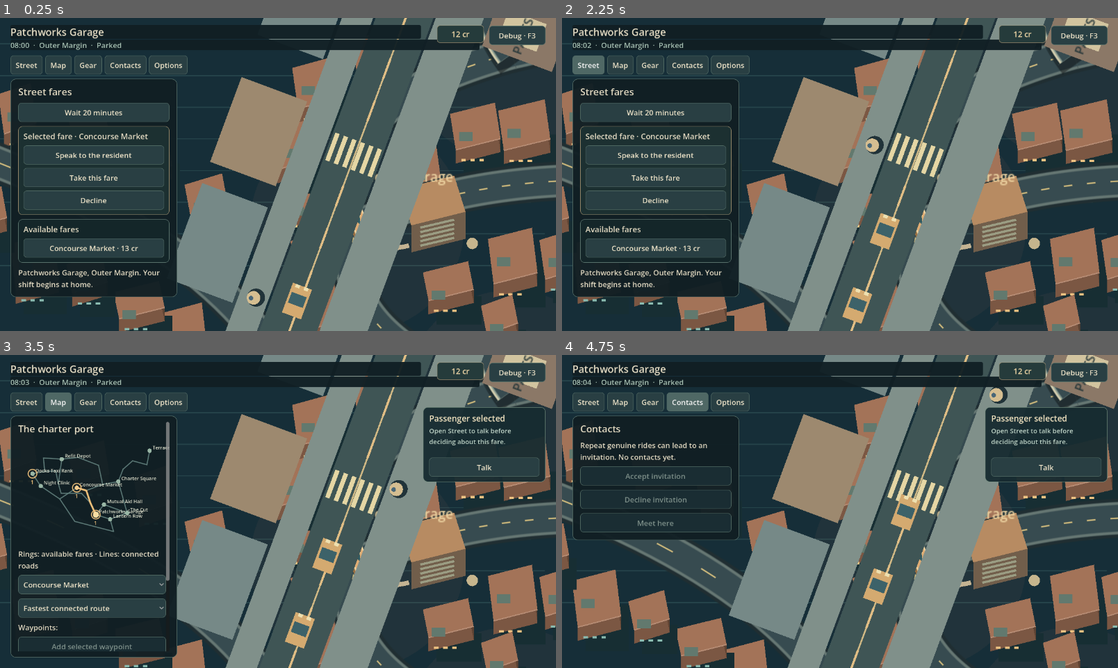
Above: before the commit, frames 1-4 (two rows, left to right).
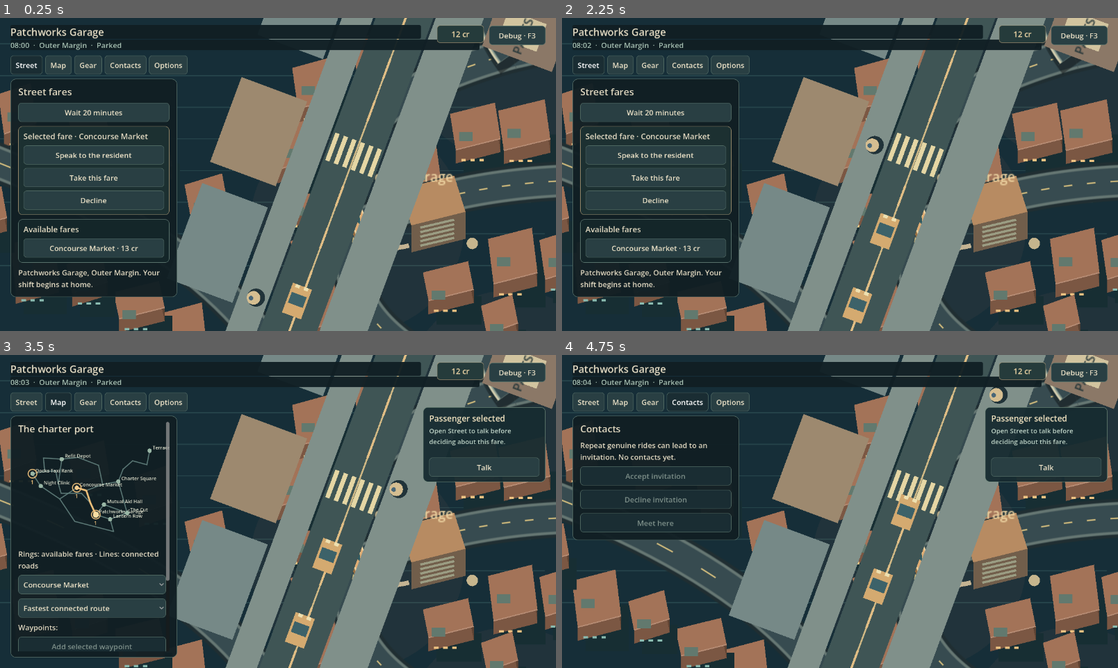
Above: after the commit, the same moments.

Repository: MohamedXIV/outsider-driver-2d
Game: Godot game, scene res://scenes/sandbox.tscn
Same seed, same stepped clock (60 frames per second), same inputs: the game is played once before the commit and once after it.
Inputs:
- Up to frame 1 (0.25 s): no input
- Up to frame 2 (2.25 s): click "Debug · F3" at 0.5 s; click "Player · F3" at 1.25 s; click "Street" at 2 s
- Up to frame 3 (3.5 s): click "Map" at 2.75 s
- Up to frame 4 (4.75 s): click "Gear" at 3.5 s; click "Contacts" at 4.25 s

The runs differ from the first frame. In frame 1, less than 0.1% of the frame differs, in the area x 2-7%, y 14-16%; in frame 2, 0.3%; in frame 3, 0.3%; in frame 4, 0.4%, in the area x 18-27%, y 12-18%.

Commit message:
UI: restore equipment top on tab navigation and suppress nonurgent Gear overlay (#50)

Diff:
--- a/scripts/sandbox/sandbox_player_ui.gd
+++ b/scripts/sandbox/sandbox_player_ui.gd
@@ -135,7 +135,16 @@
 		toggle_debug();get_viewport().set_input_as_handled()
 
 func _tab(key: String) -> void:
-	tab=key;_last_signature="";sync();_ack()
+	var switched: bool=key!=tab
+	tab=key
+	# A new page must start at its heading. Keeping the old page's scroll
+	# buried the cab instruments below the fold after visiting Settings.
+	# Same-page refreshes (purchases, live fares) still preserve position.
+	if switched: _scroll.scroll_vertical=0
+	_last_signature=""
+	sync()
+	if switched: _scroll.set_deferred("scroll_vertical",0)
+	_ack()
 
 func _label(text: String, heading: bool=false) -> Label:
 	var label: Label=Label.new();label.text=text;label.autowrap_mode=TextServer.AUTOWRAP_WORD_SMART
@@ -230,6 +239,8 @@
 	var font: Font=_arabic_font if locale=="ar" else ThemeDB.fallback_font
 	if root.theme.default_font!=font: root.theme.default_font=font
 	for child in _tabs.get_children():
+		child.toggle_mode=true
+		child.button_pressed=child.name==tab
 		child.text={"requests":trp("Street","الشارع"),"map":trp("Map","الخريطة"),"gear":trp("Gear","الأجهزة"),"contacts":trp("Contacts","المعارف"),"settings":trp("Options","الخيارات")}[child.name]
 		if child.name=="requests" and world.rider_initiative.get("status","")=="pending":
 			child.text+=" •"
@@ -274,7 +285,14 @@
 	# RTL moves the actual Settings/Street panels to the right, so our card
 	# must be on the opposite side rather than covering their hit targets.
 	var relevant_tab: String=str(objective.get("tab","requests"))
-	_guide.visible=not debug_mode and area.x>=820 and area.y>=570 and relevant_tab!=tab and not _speech.visible
+	# When browsing equipment, nonurgent "no fares" guidance competes with
+	# the city for no useful reason. Passenger conversation / initiative can
+	# still signal that attention is needed back on Street.
+	var passenger_needs_attention: bool=conversation!=null or (
+		world.rider_initiative.get("status","")=="pending")
+	_guide.visible=not debug_mode and area.x>=820 and area.y>=570 and (
+		relevant_tab!=tab) and not _speech.visible and (
+		tab!="gear" or passenger_needs_attention)
 	_guide.position=Vector2(24 if locale=="ar" else area.x-306,
 			365 if _portrait.visible else 120)
 	_guide.size=Vector2(282,_guide.get_combined_minimum_size().y)
--- a/tests/test_cab_gear_scene.gd
+++ b/tests/test_cab_gear_scene.gd
@@ -22,6 +22,8 @@
 	assert(ui._actions.has("buy_local") and ui._actions.has("install_local"))
 	assert(ui._actions.has("buy_cant") and ui._actions.has("install_cant"))
 	assert(ui._actions.has("ar_buy") and ui._actions.has("ar_wear"))
+	assert((ui._tabs.get_node("gear") as Button).button_pressed)
+	assert(not (ui._tabs.get_node("settings") as Button).button_pressed)
 	var translator: SandboxCabGearPlate=ui._body.get_node(
 		"CabInstrumentsSection/Items/Device_translator")
 	assert(translator.heading.text.length()>0)
@@ -31,13 +33,33 @@
 	(ui._actions["gps"] as Button).pressed.emit()
 	for frame in range(3): await process_frame
 	assert(scene._world.starter_device=="gps","Real starter action must remain connected")
+	assert(not ui._guide.visible,
+		"Routine distant fare guidance must not blanket the equipment/city view")
 	assert(not ui._body.has_node("StarterGearSection"))
 	assert(ui._body.has_node("CabInstrumentsSection/Items/Device_gps"))
 	assert(ui._body.has_node("FittingGearSection") and ui._body.has_node("MarketGearSection"))
 	assert(ui._actions.has("buy_local") and ui._actions.has("install_local"))
+	# Cross-tab scroll must reset to the top; same-tab model refresh must not.
+	ui._tab("settings")
+	for frame in range(3): await process_frame
+	ui._scroll.scroll_vertical=360
+	for frame in range(3): await process_frame
+	assert(ui._scroll.scroll_vertical>0,"Settings must be tall enough to scroll")
+	ui._tab("gear")
+	for frame in range(4): await process_frame
+	assert(ui._scroll.scroll_vertical==0,"Opening Gear must show cab instruments first")
+	assert((ui._tabs.get_node("gear") as Button).button_pressed)
+	assert(not (ui._tabs.get_node("settings") as Button).button_pressed)
+	ui._scroll.scroll_vertical=190
+	for frame in range(2): await process_frame
+	var gear_scroll: int=ui._scroll.scroll_vertical
+	assert(gear_scroll>0)
 	var credits: int=scene._world.credits
 	ui._last_signature=""
 	ui.sync()
+	for frame in range(3): await process_frame
+	assert(ui._scroll.scroll_vertical==gear_scroll,
+		"Same-tab equipment status refresh must preserve user scroll position")
 	assert(scene._world.credits==credits,"Reading device status never charges the player")
 	scene._on_language_locale("ar")
 	ui._tab("gear")
Not shown, changed: docs/PLAYER_PRESENTATION_DNA.md
